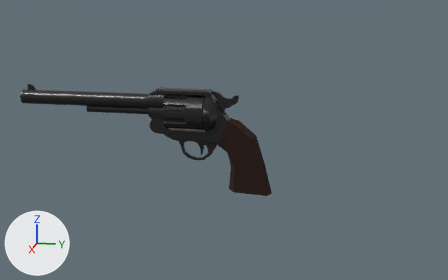
Renders of the FBX model Assets/Art/Revolver/Revolver.fbx from each side of a commit.
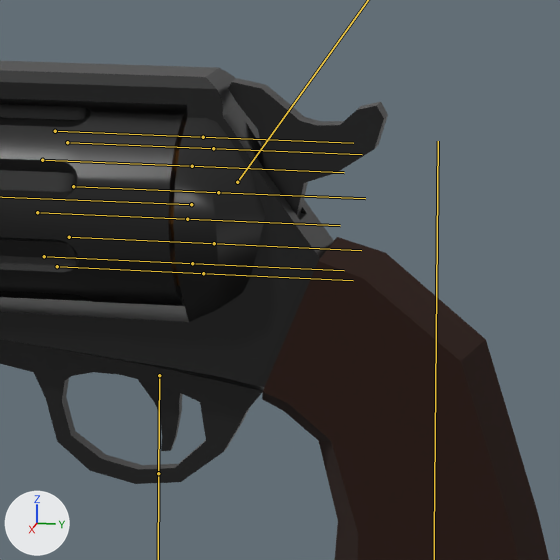
Each version appears first whole from a camera (50 mm lens) standing at (5.22, 1.77, 1.32) and looking at (-0.02, 0.73, 0.01), and next in a close-up on the part from 39% to 60% of the width and 28% to 62% of the height. Lighting does not change. The marker at lower left points along +X, +Y and +Z. Both versions are drawn at frame 1 of the action 'Armature|Revolver_Idle'; the numbers are the values there. The bones that bend it are drawn over the model as lines in the close-ups.

The first close-up shows 'Revolver'.
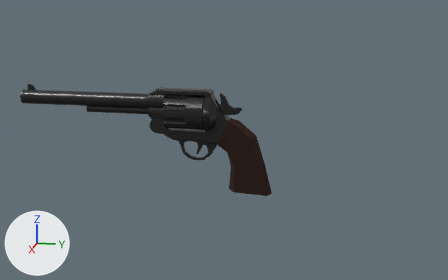
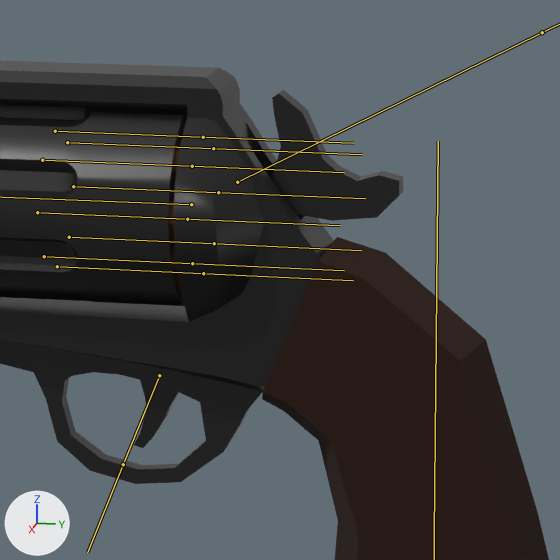
Where the change shows, as pixel boxes (x1, y1, x2, y2) in the close-ups (560 x 560 px):
'Revolver', posed: (0, 61, 549, 560) in both
bone 'Trigger', root to tip: before (159, 375) to (158, 473); after (159, 375) to (123, 464)

The change in detail:
Bone 'Trigger' (bone_trigger) turns from (21, 0, 0) to (0, 0, 0) degrees about its own x, y and z.
Bone 'Hammer' (bone_hammer) turns from (0, 0, 0) to (-27, 0, 0) degrees about its own x, y and z.
